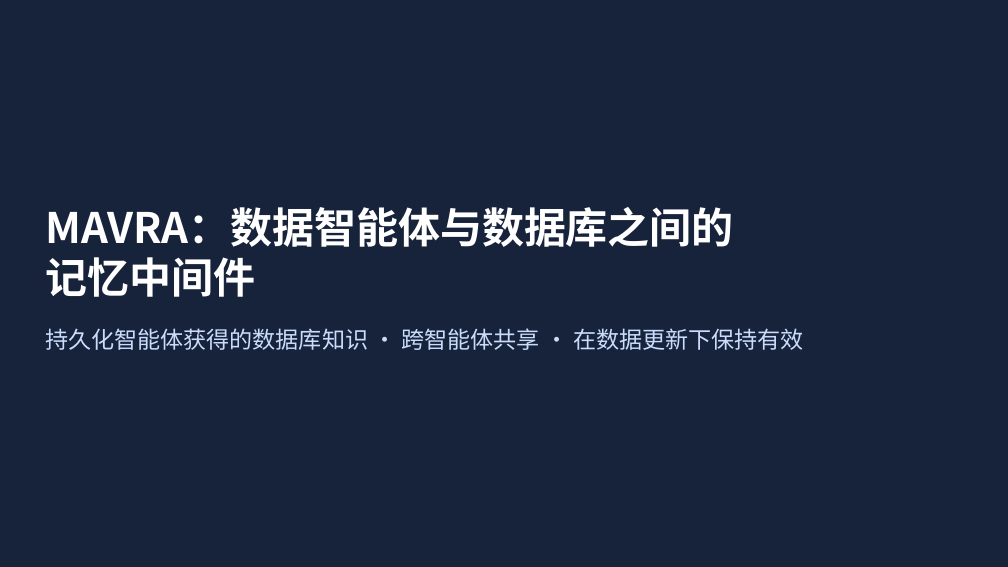
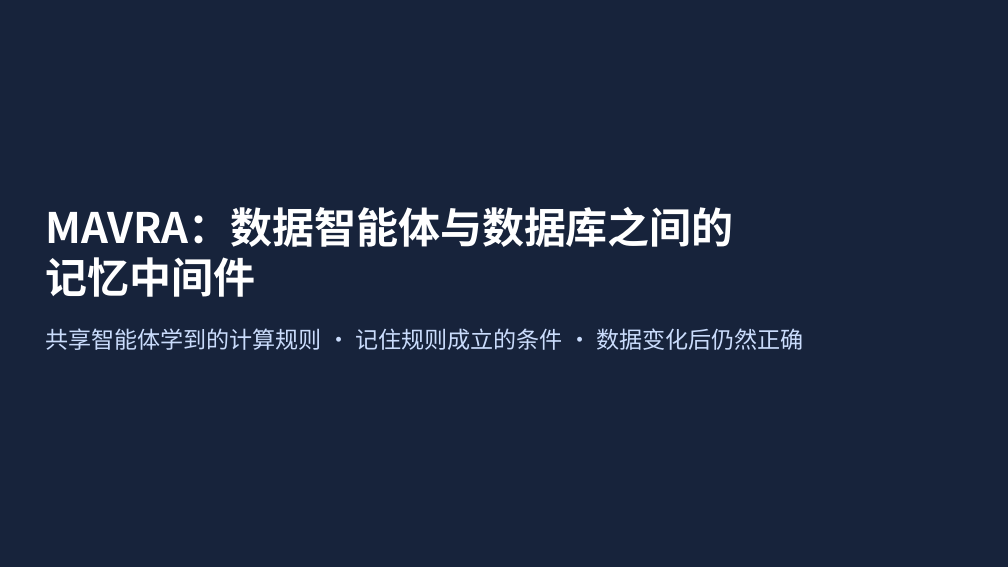
Before and after one commit to mmmttt000045/agent4db-adapter, a slide deck: slide 1 of docs/mavra-system.pptx. Drawn at 1008x567 pixels with LibreOffice and Linux fonts; fonts in the diff are those of the drawing. Boxes give left, top, right and bottom in pixels: in the first picture for what was removed or moved away, otherwise in the second. Text is boxed around its words. In the diff, an @@ line names an element or a change of style, - is before the commit and + after.

```diff
--- a/docs/mavra-system.pptx
+++ b/docs/mavra-system.pptx
@@ text at [45,328,804,350]: text changed @@
-持久化智能体获得的数据库知识 · 跨智能体共享 · 在数据更新下保持有效
+共享智能体学到的计算规则 · 记住规则成立的条件 · 数据变化后仍然正确
```
Also in this commit, not shown: 6 other slides changed, 7 slides added, 5 slides removed, 2 other files.
